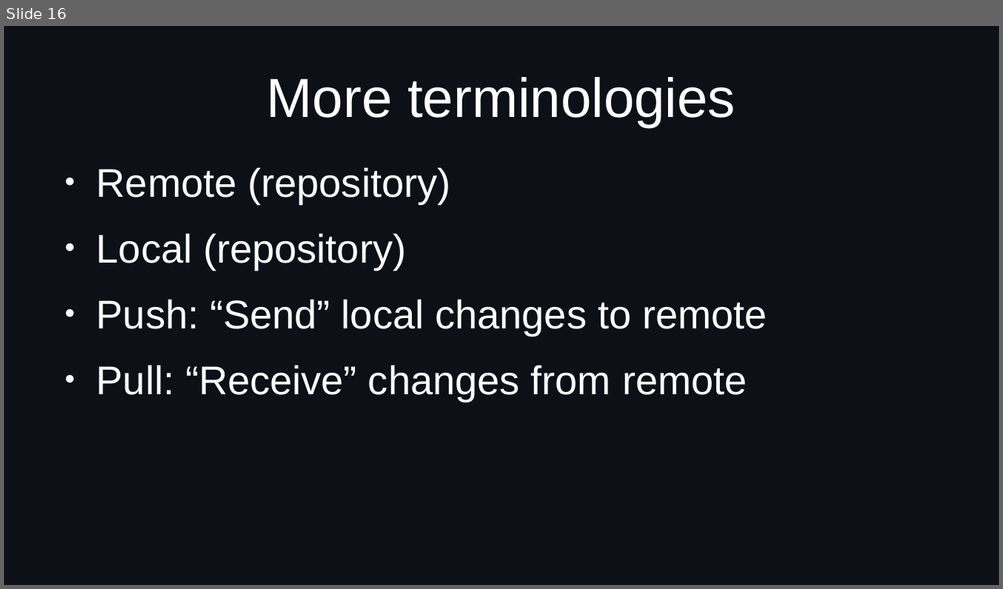
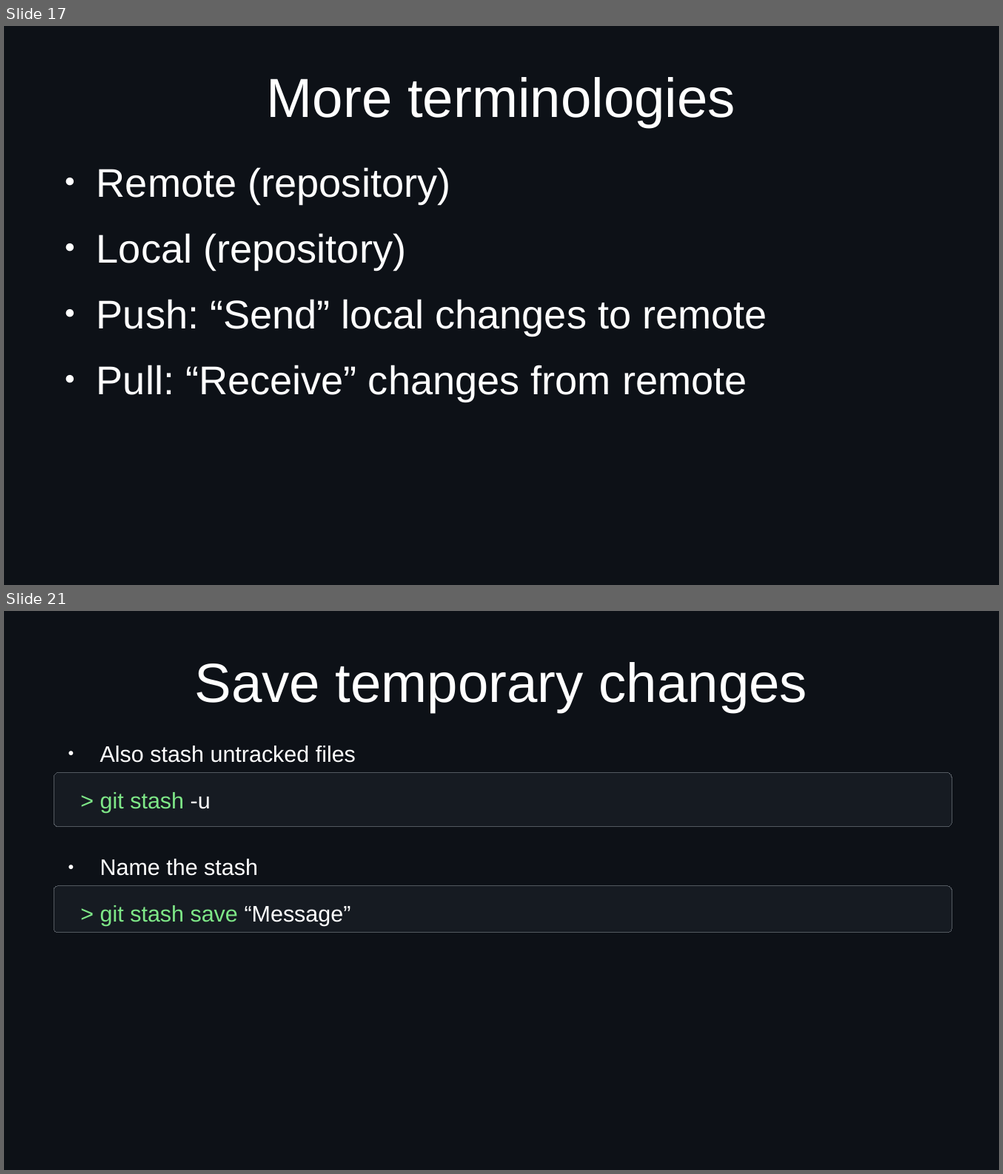
Before and after one commit to idf-io/Git-Github_Workshop, a slide deck: docs/presentation_day2_git-and-github.odp. Shown one above the other, each under a label of ours: slide 16 before the commit, slides 17 and 21 after it; the slides between them are not shown. The pictures are 1003x589 and 1003x1174 pixels, drawn with LibreOffice and Linux fonts; fonts in the diff are those of the drawing. Boxes give left, top, right and bottom in pixels: in the first picture for what was removed or moved away, otherwise in the second. Text is boxed around its words. In the diff, an @@ line names an element or a change of style, - is before the commit and + after.

```diff
--- a/docs/presentation_day2_git-and-github.odp
+++ b/docs/presentation_day2_git-and-github.odp
@@ slide 21 added at <box>4,611,999,1170</box>, background #0D1117 @@
@@ title added at <box>194,662,808,712</box>, 44 pt, text #FFFFFF @@
+Save temporary changes
@@ text added at <box>100,746,356,763</box>, 18 pt, text #FFFFFF @@
+● Also stash untracked files
@@ rounded rectangle added at <box>54,772,952,826</box>, fill #161B22, outline #535960 0 pt @@
@@ text added at <box>100,792,210,813</box>, 18 pt, text #7EE787 @@
+> git stash -u
@@ text added at <box>100,859,258,876</box>, 18 pt, text #FFFFFF @@
+● Name the stash
@@ rounded rectangle added at <box>54,886,952,932</box>, fill #161B22, outline #535960 0 pt @@
@@ text added at <box>100,906,351,926</box>, 18 pt, text #7EE787 @@
+> git stash save “Message”
@@ what was slide 16 is now slide 17 @@
```
Also in this commit, not shown: 7 slides changed, 18 other slides added, 9 slides removed.
